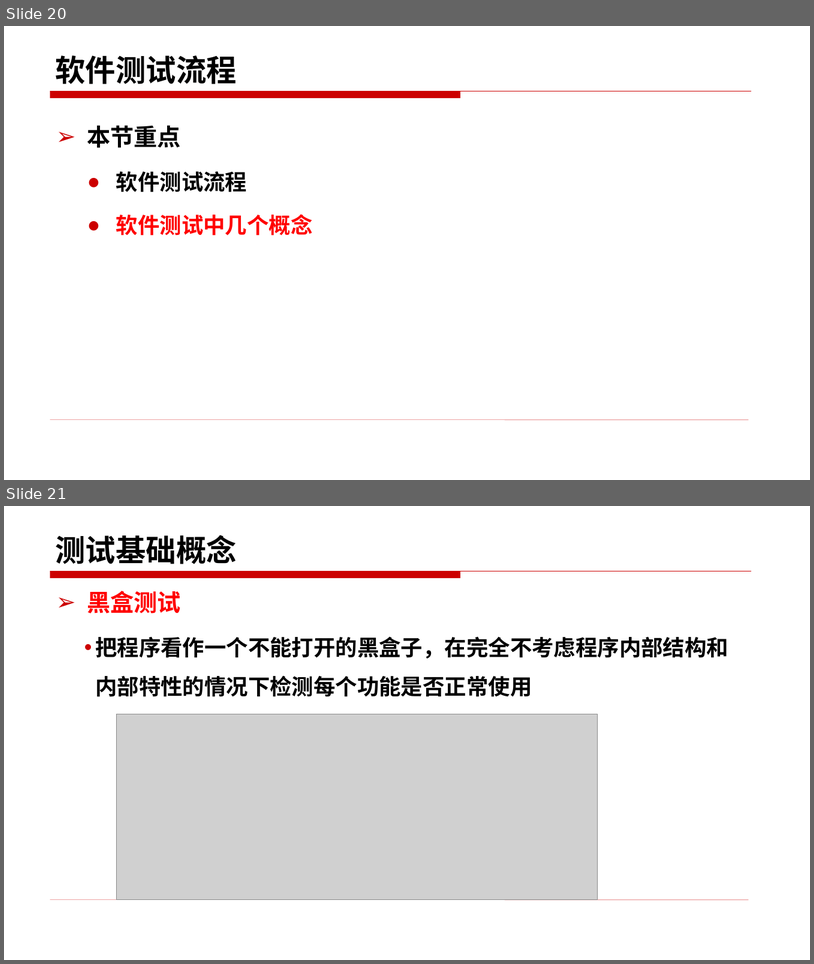
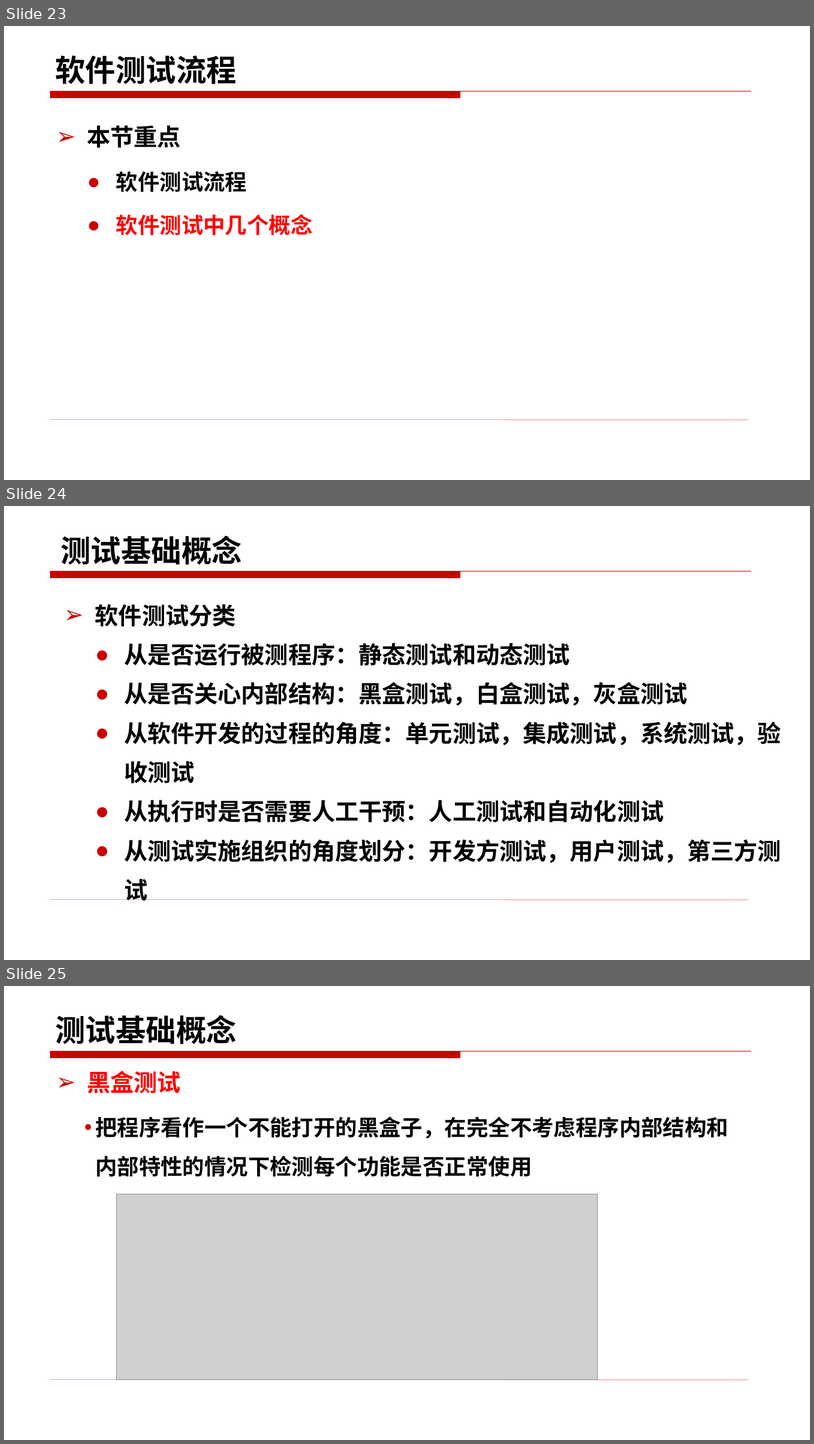
Before and after one commit to edu2act/course-foundation-software-tesing, a slide deck: materials/slides/2.4 .pptx. Shown one above the other, each under a label of ours: slides 20 and 21 before the commit, slides 23, 24 and 25 after it. The pictures are 814x964 and 814x1444 pixels, drawn with LibreOffice and Linux fonts; fonts in the diff are those of the drawing; grey boxes stand for pictures. Boxes give left, top, right and bottom in pixels: in the first picture for what was removed or moved away, otherwise in the second. Text is boxed around its words. In the diff, an @@ line names an element or a change of style, - is before the commit and + after.

```diff
--- a/materials/slides/2.4 .pptx
+++ b/materials/slides/2.4 .pptx
@@ slide 24 added at bbox=[4, 506, 810, 960], background #FFFFFF; not listed: 2 template elements that a slide beside it also shows @@
@@ title added at bbox=[61, 535, 242, 565], 36 pt, text #000000, bold @@
+测试基础概念
@@ text added at bbox=[95, 604, 782, 862], 28 pt, text #000000, bold @@
+➢ 软件测试分类
+  ● 从是否运行被测程序：静态测试和动态测试
+  ● 从是否关心内部结构：黑盒测试，白盒测试，灰盒测试
+  ● 从软件开发的过程的角度：单元测试，集成测试，系统测试，验收测试
+  ● 从执行时是否需要人工干预：人工测试和自动化测试
+  ● 从测试实施组织的角度划分：开发方测试，用户测试，第三方测试
@@ what was slide 20 is now slide 23 @@
@@ what was slide 21 is now slide 25 @@
```
Also in this commit, not shown: 3 other slides added, 4 other files.
